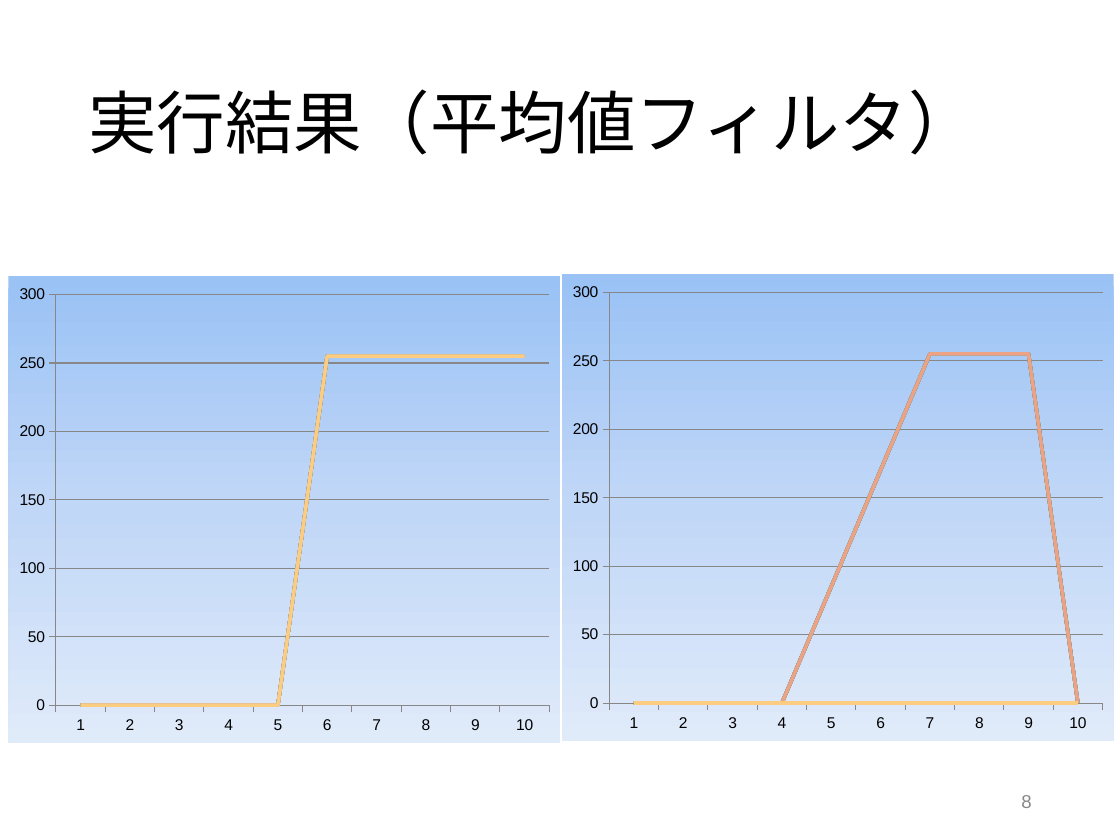
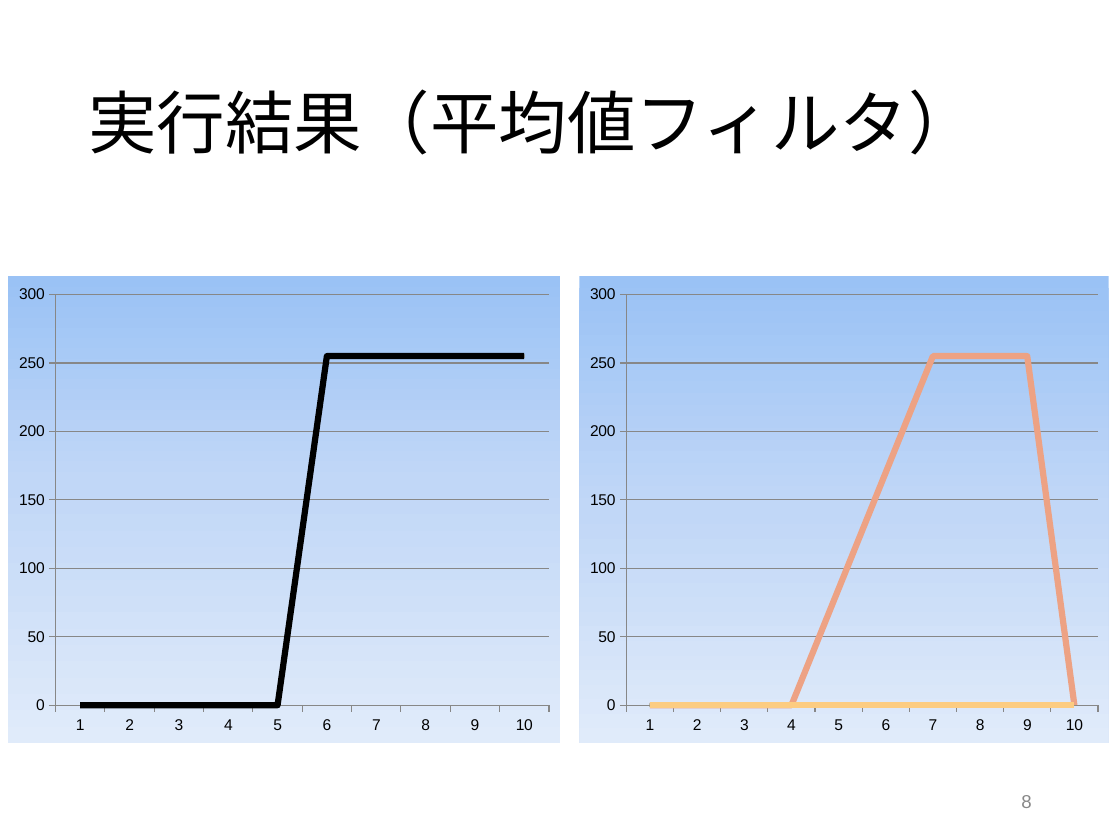
Before and after one commit to tamu0106/IN4_exp, a slide deck: slide 8 of exp_c/slide/exp_C.pptx. Drawn at 1120x840 pixels with LibreOffice and Linux fonts; fonts in the diff are those of the drawing. Boxes give left, top, right and bottom in pixels: in the first picture for what was removed or moved away, otherwise in the second. Text is boxed around its words. In the diff, an @@ line names an element or a change of style, - is before the commit and + after.

```diff
--- a/exp_c/slide/exp_C.pptx
+++ b/exp_c/slide/exp_C.pptx
@@ line chart at (x1=8, y1=277, x2=560, y2=744) @@
@@ colour of Series 10 #FFC000 to #000000 @@
@@ category axis changed @@
@@ value axis changed @@
@@ background changed @@
@@ line chart at (x1=579, y1=277, x2=1108, y2=744) @@
@@ category axis changed @@
@@ value axis changed @@
@@ line chart resized from (x1=562, y1=274, x2=1114, y2=741) to (x1=579, y1=277, x2=1108, y2=744) @@
```
Also in this commit, not shown: 20 other slides changed.
